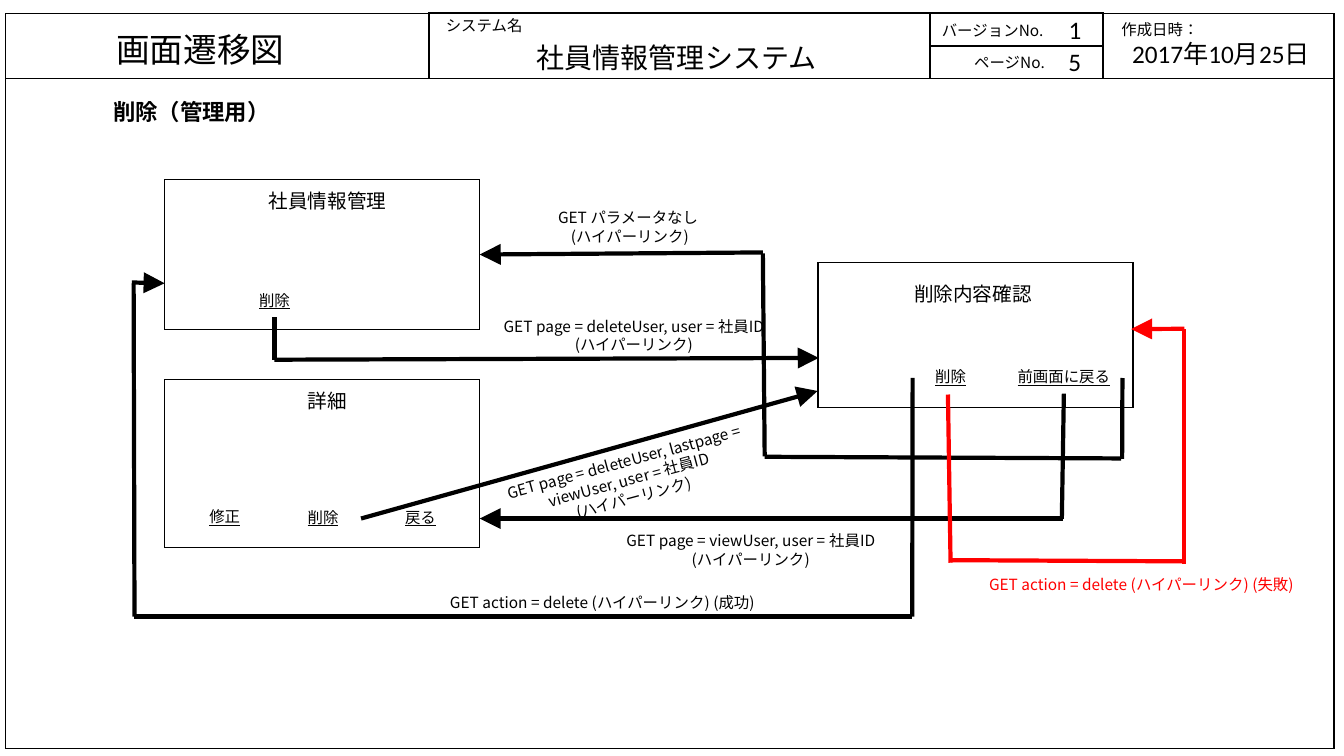
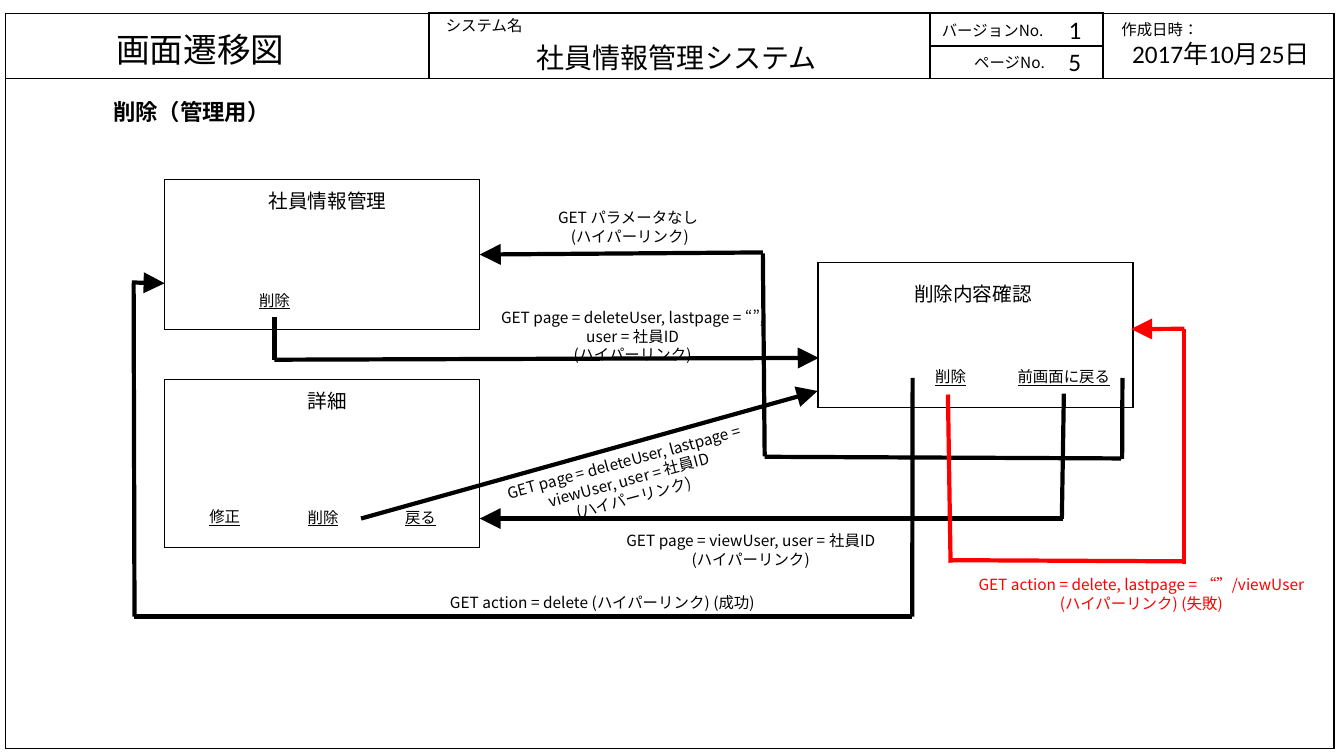
Before and after one commit to java201710/java, a slide deck: slide 5 of 総合演習資料/2.外部設計/画面・状態遷移図_DB.pptx. Drawn at 1344x756 pixels with LibreOffice and Linux fonts; fonts in the diff are those of the drawing. Boxes give left, top, right and bottom in pixels: in the first picture for what was removed or moved away, otherwise in the second. Text is boxed around its words. In the diff, an @@ line names an element or a change of style, - is before the commit and + after.

```diff
--- a/総合演習資料/2.外部設計/画面・状態遷移図_DB.pptx
+++ b/総合演習資料/2.外部設計/画面・状態遷移図_DB.pptx
@@ text at (x1=501, y1=310, x2=730, y2=344): text changed @@
-GET page = deleteUser, user = 社員ID
+GET page = deleteUser, lastpage = “”, user = 社員ID
@@ text at (x1=979, y1=577, x2=1304, y2=612): text changed @@
-GET action = delete (ハイパーリンク) (失敗)
+GET action = delete, lastpage = “”/viewUser (ハイパーリンク) (失敗)
```
Also in this commit, not shown: 2 other slides changed, 5 slides added, 1 slide removed, 1 other file.
